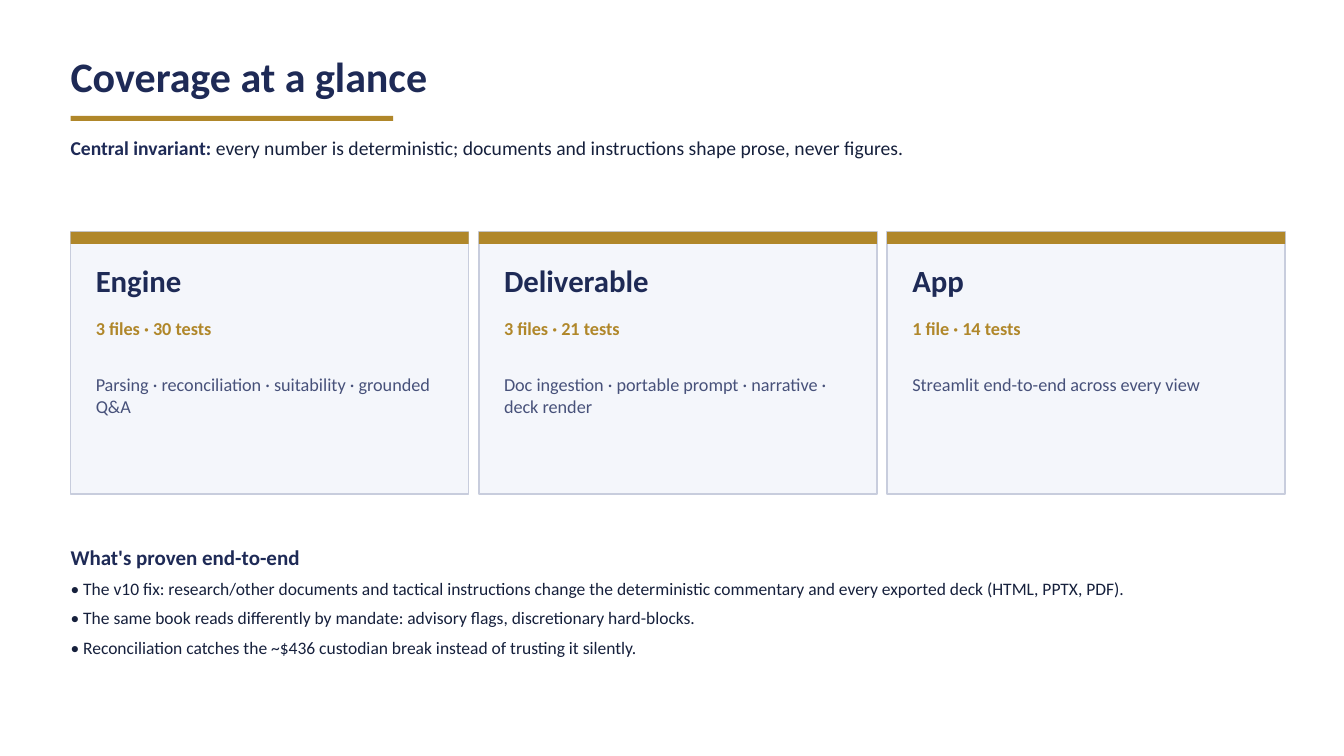
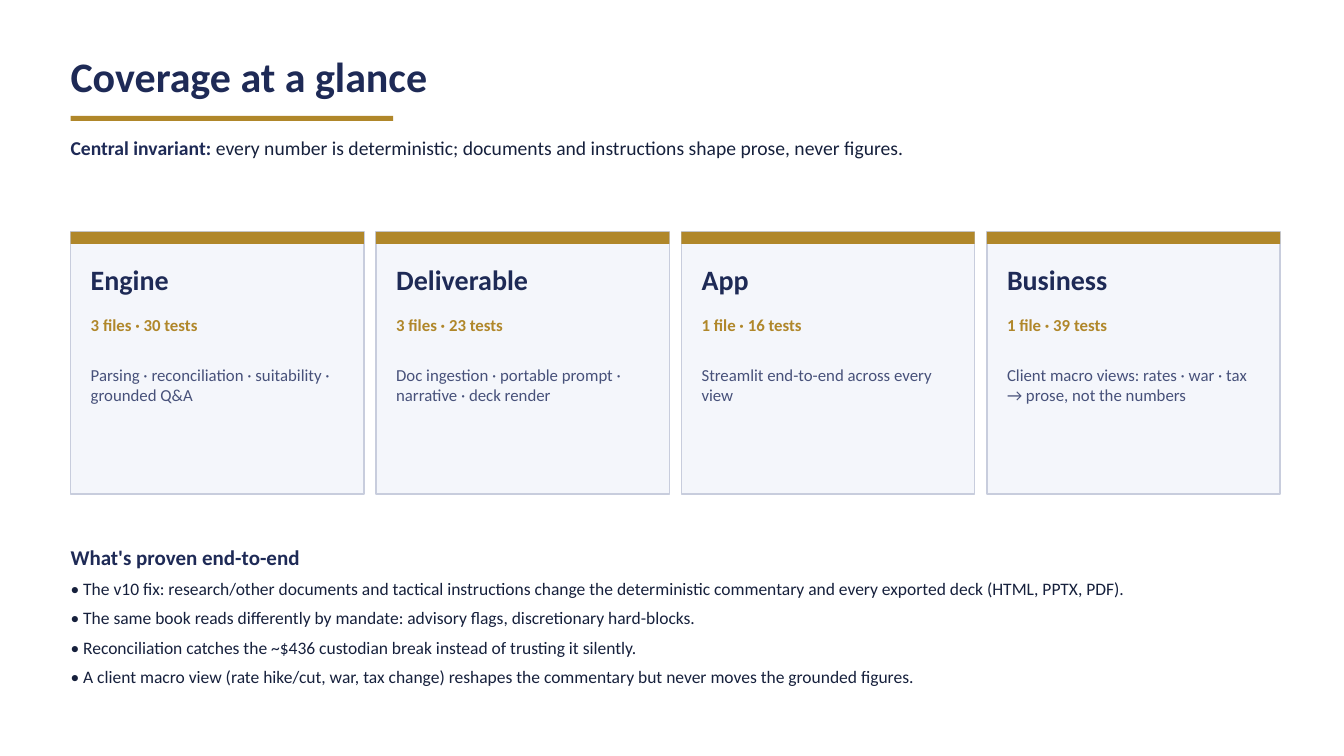
Before and after one commit to desmond108/family-office-copilot, a slide deck: slide 2 of Meridian_Copilot_Test_Report_v10.pptx. Drawn at 1344x756 pixels with LibreOffice and Linux fonts; fonts in the diff are those of the drawing. Boxes give left, top, right and bottom in pixels: in the first picture for what was removed or moved away, otherwise in the second. Text is boxed around its words. In the diff, an @@ line names an element or a change of style, - is before the commit and + after.

```diff
--- a/Meridian_Copilot_Test_Report_v10.pptx
+++ b/Meridian_Copilot_Test_Report_v10.pptx
@@ rectangle: place and size @@
-rectangle at <box>71,232,469,494</box>
+rectangle at <box>71,232,364,494</box>
@@ rectangle: place and size @@
-rectangle at <box>71,232,469,244</box>
+rectangle at <box>71,232,364,244</box>
@@ rectangle: place and size @@
-rectangle at <box>479,232,877,494</box>
+rectangle at <box>376,232,669,494</box>
@@ rectangle: place and size @@
-rectangle at <box>479,232,877,244</box>
+rectangle at <box>376,232,669,244</box>
@@ rectangle: place and size @@
-rectangle at <box>887,232,1286,494</box>
+rectangle at <box>682,232,975,494</box>
@@ rectangle: place and size @@
-rectangle at <box>887,232,1286,244</box>
+rectangle at <box>682,232,975,244</box>
@@ rectangle added at <box>987,232,1280,494</box>, fill #F4F6FB, outline #C8CDDD 1 pt @@
@@ rectangle added at <box>987,232,1280,244</box>, fill #B0872A @@
@@ text "Deliverable": place and size @@
-text "Deliverable" at <box>504,270,649,293</box>
+text "Deliverable" at <box>396,270,528,290</box>
@@ size 22 to 20 pt in 3 elements at <box>91,270,169,295</box>, <box>396,270,528,290</box>, <box>702,272,749,295</box> @@
@@ text "App": place and size @@
-text "App" at <box>912,272,964,297</box>
+text "App" at <box>702,272,749,295</box>
@@ text added at <box>1007,270,1107,290</box>, 20 pt, text #1E2A56, bold @@
+Business
@@ text at <box>396,319,503,331</box>: text changed; size 13 to 12 pt @@
-3 files · 21 tests
+3 files · 23 tests
@@ text at <box>702,319,802,331</box>: text changed; size 13 to 12 pt @@
-1 file · 14 tests
+1 file · 16 tests
@@ text added at <box>1007,319,1107,331</box>, 12 pt, text #B0872A, bold @@
+1 file · 39 tests
@@ text "Parsing · reconciliation · suitability ...": place and size @@
-text "Parsing · reconciliation · suitability ..." at <box>96,378,430,416</box>
+text "Parsing · reconciliation · suitability ..." at <box>91,369,321,404</box>
@@ text "Doc ingestion · portable prompt ...": place and size @@
-text "Doc ingestion · portable prompt ..." at <box>504,378,817,413</box>
+text "Doc ingestion · portable prompt ..." at <box>396,369,613,401</box>
@@ size 13 to 12 pt in 4 elements at <box>91,369,321,404</box>, <box>91,319,197,331</box>, <box>396,369,613,401</box>, <box>702,369,932,401</box> @@
@@ text "Streamlit end-to-end across every view": place and size @@
-text "Streamlit end-to-end across every view" at <box>912,378,1199,394</box>
+text "Streamlit end-to-end across every view" at <box>702,369,932,401</box>
@@ text added at <box>1007,369,1247,404</box>, 12 pt, text #47517A @@
+Client macro views: rates · war · tax → prose, not the numbers
@@ text at <box>83,670,913,686</box>: paragraph added @@
+• A client macro view (rate hike/cut, war, tax change) reshapes the commentary but never moves the grounded figures.
```
Also in this commit, not shown: 2 other slides changed, 1 slide added, 6 other files.
